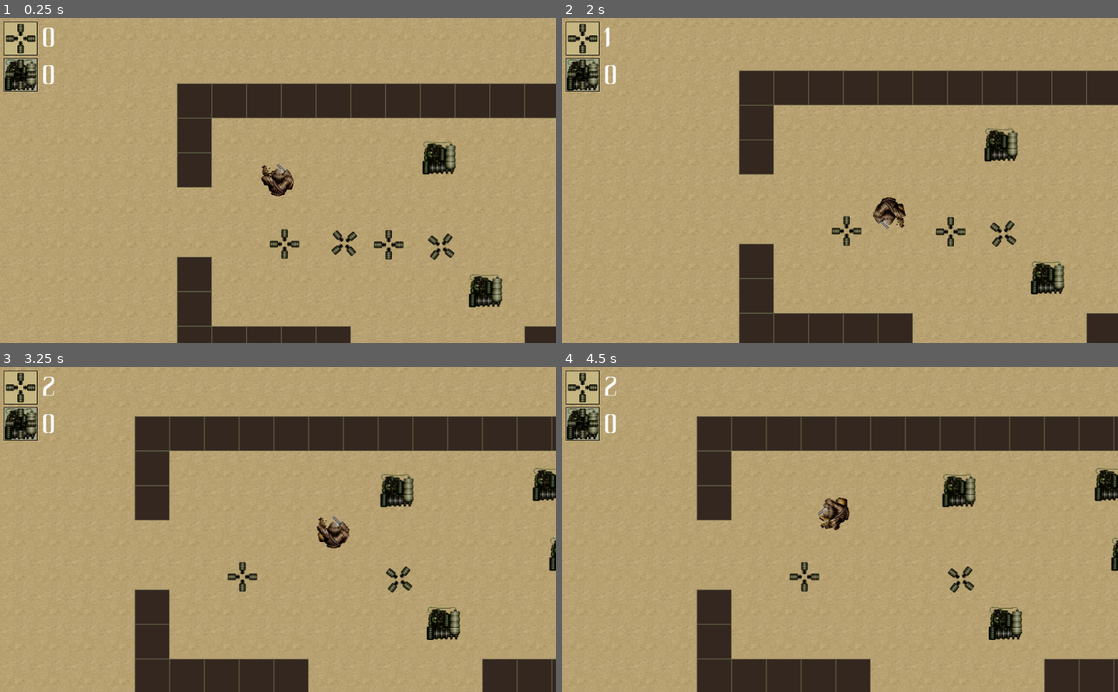
Above: before the commit, frames 1-4 (two rows, left to right).
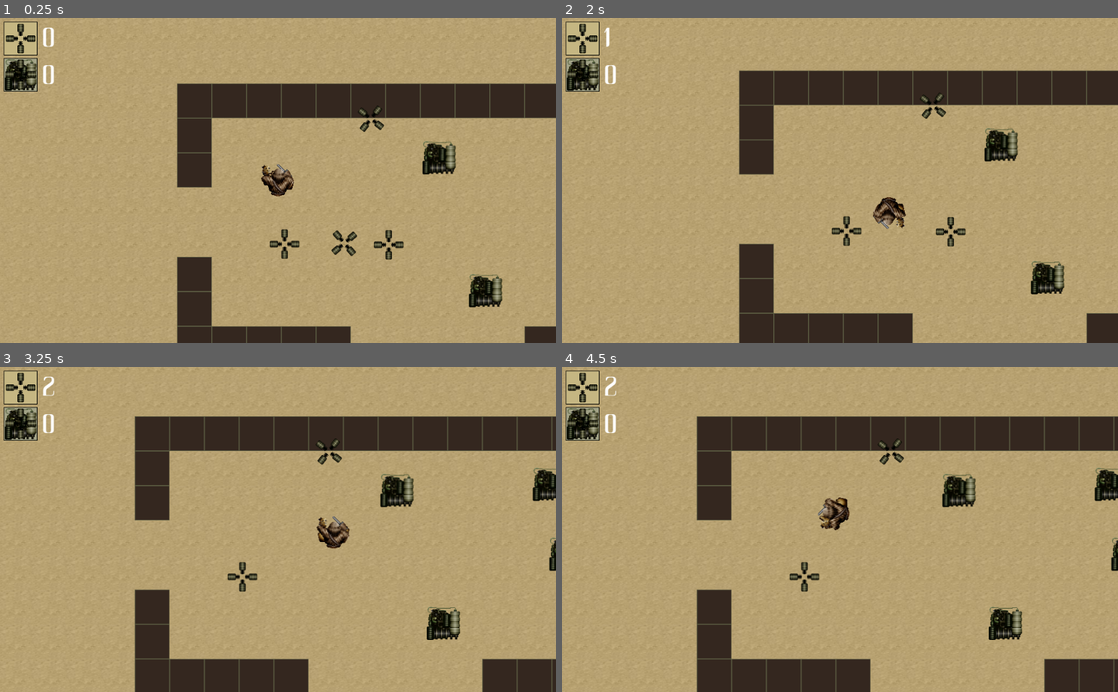
Above: after the commit, the same moments.

Repository: jackflower/AcodemiaDesert
Game: Godot game, scene res://Desert.tscn
Two runs of this game, one before a commit and one after it. Both use one fixed random seed, a clock stepped at 60 frames per second and the inputs below.
Inputs (mouse positions are in pixels of both pictures, inside the frame that each line leads up to):
- Up to frame 1 (0.25 s): no input
- Up to frame 2 (2 s): move the mouse to (962, 164) at 0.52 s; press the mouse at (962, 164) at 0.53 s; hold Right (ui_right) 0.53-1.28 s; move the mouse to (728, 196) at 1.27 s; release the mouse at (728, 196) at 1.28 s; hold Down (ui_down) from 1.28 s (still down); click (728, 196) at 1.35 s
- Up to frame 3 (3.25 s): move the mouse to (333, 458) at 2.02 s; release Down (ui_down) at 2.03 s; press the mouse at (333, 458) at 2.03 s; hold Right (ui_right) 2.03-2.78 s; move the mouse to (250, 594) at 2.77 s; release the mouse at (250, 594) at 2.78 s; hold Up (ui_up) from 2.78 s (still down); click (250, 594) at 2.85 s
- Up to frame 4 (4.5 s): move the mouse to (1006, 578) at 3.52 s; release Up (ui_up) at 3.53 s; press the mouse at (1006, 578) at 3.53 s; hold Left (ui_left) from 3.53 s (still down); move the mouse to (673, 480) at 4.27 s; release the mouse at (673, 480) at 4.28 s; click (673, 480) at 4.35 s

The runs differ from the first frame. In frame 1, 0.3% of the frame differs, in the area x 64-82%, y 26-75%; in frame 2, 0.3%; in frame 3, 0.3%, in the area x 56-75%, y 22-70%; in frame 4, 0.3%.

Commit message:
Update
Porządkowanie kodu w skryptach.

Diff:
--- a/Desert.gd
+++ b/Desert.gd
@@ -29,9 +29,14 @@
 func update_portal(engines):
 	$Hud/Label_engines.text = str(engines)
 	if(engines >= ENGINE_COUNT):
+
+
 		var portal = portal_data.instance()
 		portal.global_position = portal_position
-		portal.global_scale = portal.global_scale * 2
+		portal.global_scale = portal.global_scale * 4
 		get_parent().add_child(portal)
+
+
+
 		pass
 	pass
--- a/Desert.tscn
+++ b/Desert.tscn
@@ -32,7 +32,7 @@
 collision_mask = 1
 occluder_light_mask = 1
 format = 1
-tile_data = PoolIntArray( -196616, 1, 0, -196615, 1, 0, -196 …(5492 unchanged characters)…  0, 720898, 1, 0, 720899, 1, 0, 720900, 1, 0, 720901, 1, 0, 720902, 1, 0, 720903, 1, 0, 720904, 1, 0, 720905, 1, 0, 720906, 1, 0, 720907, 1, 0, 720908, 1, 0, 720909, 1, 0, 720910, 1, 0, 720911, 1, 0, 720912, 1, 0, 720913, 1, 0 )
+tile_data = PoolIntArray( -196616, 1, 0, -196615, 1, 0, -196 …(5492 unchanged characters)…  0, 720898, 1, 0, 720899, 1, 0, 720900, 0, 0, 720901, 2, 0, 720902, 2, 0, 720903, 2, 0, 720904, 2, 0, 720905, 0, 0, 720906, 1, 0, 720907, 1, 0, 720908, 1, 0, 720909, 1, 0, 720910, 1, 0, 720911, 1, 0, 720912, 1, 0, 720913, 1, 0, 786435, 1, 0, 786436, 0, 0, 786437, 2, 0, 786438, 2, 0, 786439, 2, 0, 786440, 2, 0, 786441, 0, 0, 786442, 1, 0, 851971, 1, 0, 851972, 0, 0, 851973, 2, 0, 851974, 2, 0, 851975, 2, 0, 851976, 2, 0, 851977, 0, 0, 851978, 1, 0, 917507, 1, 0, 917508, 0, 0, 917509, 2, 0, 917510, 2, 0, 917511, 2, 0, 917512, 2, 0, 917513, 0, 0, 917514, 1, 0, 983043, 1, 0, 983044, 0, 0, 983045, 2, 0, 983046, 2, 0, 983047, 2, 0, 983048, 2, 0, 983049, 0, 0, 983050, 1, 0, 1048579, 1, 0, 1048580, 1, 0, 1048581, 1, 0, 1048582, 1, 0, 1048583, 1, 0, 1048584, 1, 0, 1048585, 1, 0, 1048586, 1, 0 )
 
 [node name="Engine_1" parent="." index="2" instance=ExtResource( 4 )]
 
@@ -61,7 +61,7 @@
 
 [node name="Gear_3" parent="." index="8" instance=ExtResource( 5 )]
 
-position = Vector2( 422.641, 237.282 )
+position = Vector2( 293.133, 0.986053 )
 rotation = 0.667462
 
 [node name="Gear_4" parent="." index="9" instance=ExtResource( 5 )]
--- a/project.godot
+++ b/project.godot
@@ -14,6 +14,7 @@
 run/main_scene="res://Desert.tscn"
 config/icon="res://acodemia_desert_icon.png"
 
-[rendering]
+[input]
 
-environment/default_environment="res://default_env.tres"
+left_click=[ Object(InputEventMouseButton,"resource_local_to_scene":false,"resource_name":"","device":0,"alt":false,"shift":false,"control":false,"meta":false,"command":false,"button_mask":0,"position":Vector2( 0, 0 ),"global_position":Vector2( 0, 0 ),"factor":1.0,"button_index":1,"pressed":false,"doubleclick":false,"script":null)
+ ]
--- a/shaggy/Shaggy.gd
+++ b/shaggy/Shaggy.gd
@@ -32,6 +32,22 @@
 		motion += Vector2(1, 0)
 		rotation_degrees = 90
 
+	# p r o t o t y p e
+	#if Input.is_action_pressed("left_click"):
+	#	move_and_slide(get_global_mouse_position() - position)
+	#look_at(get_global_mouse_position())
+	# s o l u t i o n
+	# bazując na kodzie pocisku:
+	# - kliknięcie
+	# - cel to punkt kliknięcia myszy
+	# - wyliczenie długości do pokonania (cel - pozycja gracza)
+	# - normalizacja wektora
+	# - sprawdzenie, czy obiekt dotarł do celu
+	# - pomnieszamy długość i sprawdzamy czy została skonsumowana
+	#
+	# SOLUTION
+	# 2D Movement Demo - pobrać ze strony...
+
 	if(not motion):
 		$AnimationPlayer.play("shaggy_walk")
 		pass
--- a/tileset/TileSetMaker.tscn
+++ b/tileset/TileSetMaker.tscn
@@ -15,7 +15,14 @@
 position = Vector2( 45, 45 )
 texture = ExtResource( 1 )
 
-[node name="wall" type="Sprite" parent="." index="1"]
+[node name="grass" type="Sprite" parent="." index="1"]
+
+modulate = Color( 0.173806, 0.539063, 0.168457, 1 )
+position = Vector2( 44.5599, 123.343 )
+texture = ExtResource( 1 )
+_sections_unfolded = [ "Visibility" ]
+
+[node name="wall" type="Sprite" parent="." index="2"]
 
 position = Vector2( 129, 45 )
 texture = ExtResource( 2 )
--- a/tileset/tileset.tres
+++ b/tileset/tileset.tres
@@ -33,3 +33,12 @@
 "shape": SubResource( 1 ),
 "shape_transform": Transform2D( 1, 0, 0, 1, 32, 32 )
 } ]
+2/name = "grass"
+2/texture = ExtResource( 1 )
+2/tex_offset = Vector2( 0, 0 )
+2/modulate = Color( 0.173806, 0.539063, 0.168457, 1 )
+2/region = Rect2( 0, 0, 64, 64 )
+2/is_autotile = false
+2/occluder_offset = Vector2( 32, 32 )
+2/navigation_offset = Vector2( 32, 32 )
+2/shapes = [  ]
